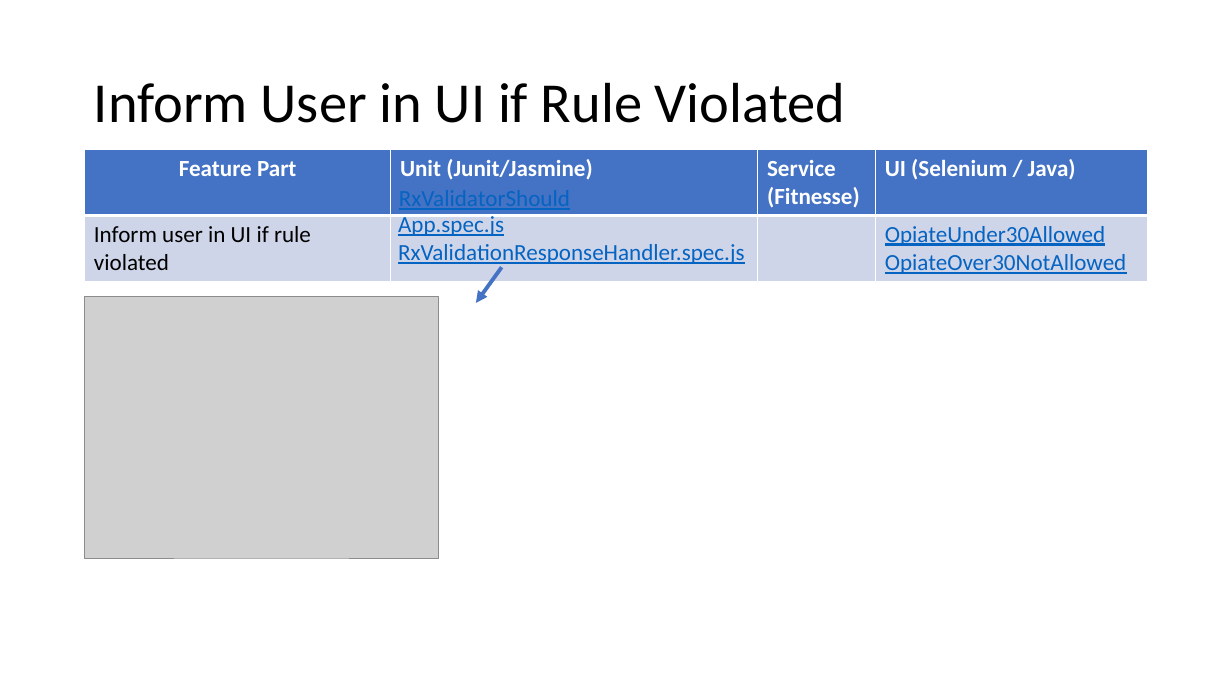
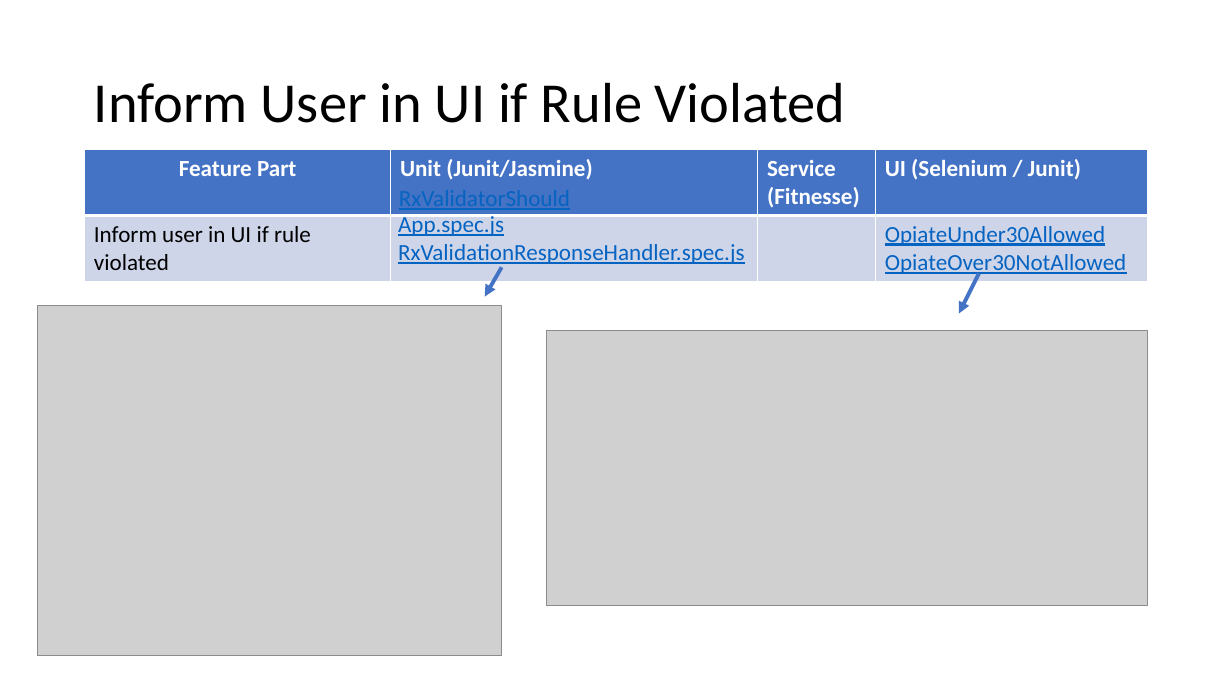
Before and after one commit to weaverj/testpyramidexample, a slide deck: slide 12 of Test Pyramid Presentation.pptx. Drawn at 1232x693 pixels with LibreOffice and Linux fonts; fonts in the diff are those of the drawing; grey boxes stand for pictures; background and template pictures are left out. Boxes give left, top, right and bottom in pixels: in the first picture for what was removed or moved away, otherwise in the second. Text is boxed around its words. In the diff, an @@ line names an element or a change of style, - is before the commit and + after.

```diff
--- a/Test Pyramid Presentation.pptx
+++ b/Test Pyramid Presentation.pptx
@@ table at (85, 150, 1147, 280) @@
-row 1, column 4: UI (Selenium / Java)
+row 1, column 4: UI (Selenium / Junit)
@@ arrow moved from (502, 267) - (476, 303) to (502, 267) - (485, 297) @@
@@ arrow added from (980, 274) to (959, 313), #4472C4 3 pt @@
@@ picture: place and size @@
-picture at (85, 297, 439, 558)
+picture at (37, 306, 502, 656)
@@ picture added at (547, 330, 1148, 605) @@
```
Also in this commit, not shown: 5 other slides changed, 1 slide added.
